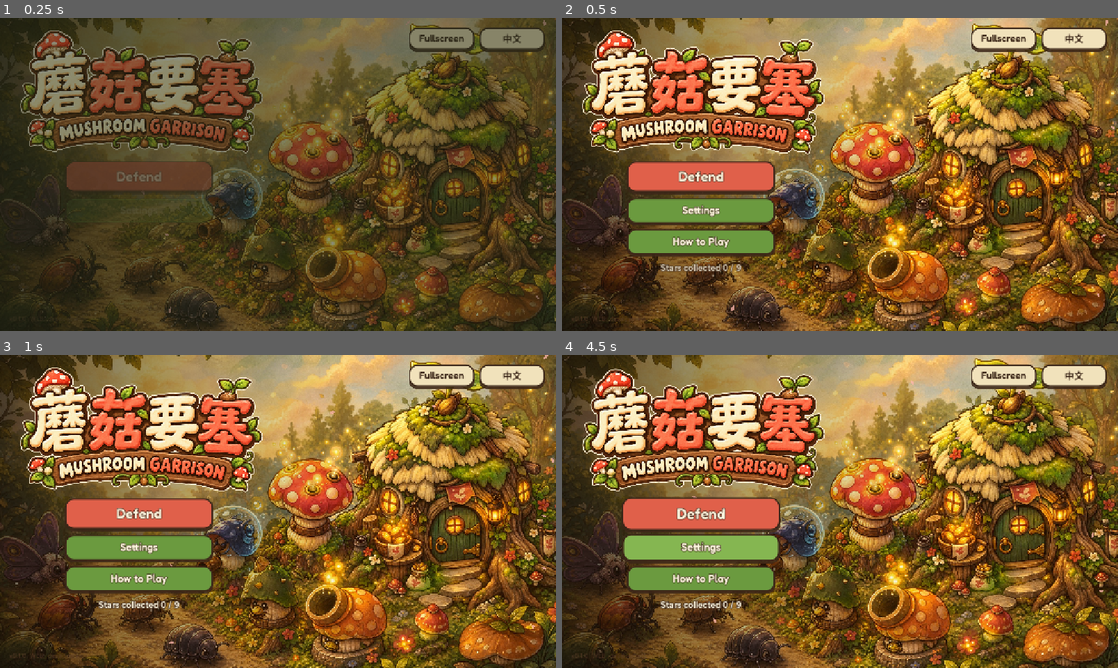
Above: before the commit, frames 1-4 (two rows, left to right).
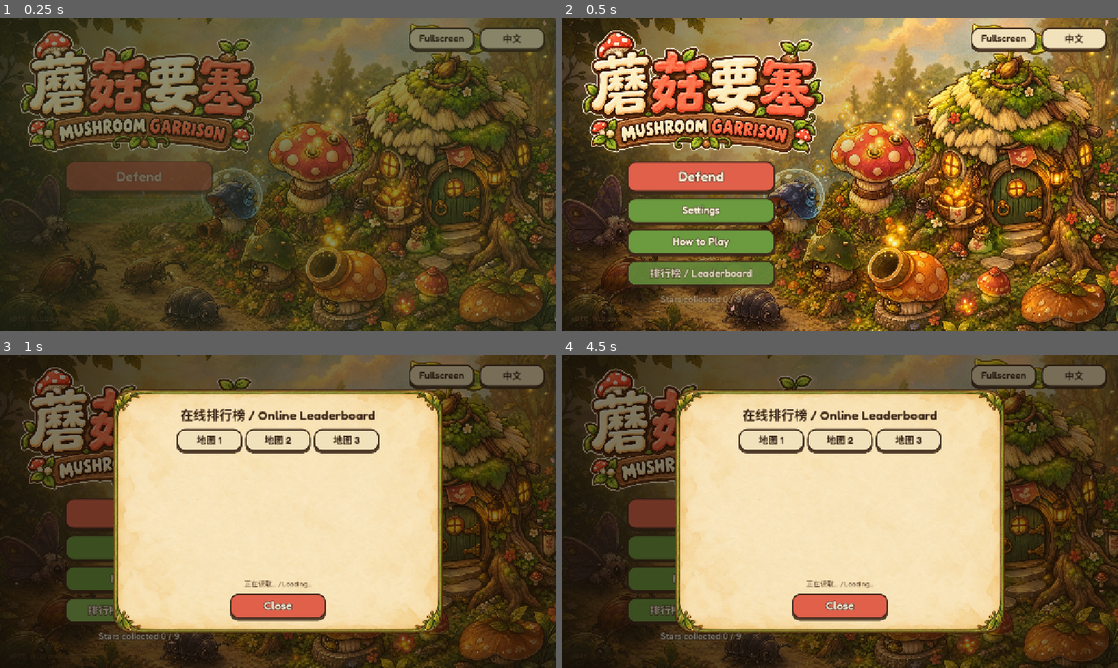
Above: after the commit, the same moments.

Repository: Liangrr/mushroomfort
Game: Godot game, scene res://scenes/main.tscn
Same seed, same stepped clock (60 frames per second), same inputs: the game is played once before the commit and once after it.
Inputs (mouse positions are in pixels of both pictures, inside the frame that each line leads up to):
- Up to frame 1 (0.25 s): no input
- Up to frame 2 (0.5 s): no input
- Up to frame 3 (1 s): click (139, 611) at 0.5 s, where only the run after the commit has a clickable "排行榜 / Leaderboard"
- Up to frame 4 (4.5 s): click (773, 439) at 1.25 s, where only the run after the commit has a clickable "地图 1"; click (840, 439) at 2 s, where only the run after the commit has a clickable "地图 2"; click (906, 439) at 2.75 s, where only the run after the commit has a clickable "地图 3"; tap Enter (ui_accept) at 3.5, 3.77 s; move the mouse to (962, 495) at 3.52 s; hold Right (ui_right) 3.53-4.25 s; hold E (mg_next_tower) 3.53-4.25 s; click (962, 495) at 3.67 s; drag from (728, 527) to (812, 574) at 4.27 s

Frame 1 is identical in both runs. In frame 2, 2.3% of the frame differs, in the area x 11-39%, y 77-92%; in frame 3, 86%; in frame 4, 86%, in the area x 0-100%, y 0-100%.

Commit message:
Add Supabase cloud saves and leaderboard

Diff:
--- /dev/null
+++ b/data/cloud.json
@@ -0,0 +1,7 @@
+{
+  "enabled": true,
+  "provider": "supabase",
+  "rest_url": "https://vvseqfvuxvfqokzsydfa.supabase.co/rest/v1",
+  "publishable_key": "sb_publishable_f0iBuoNQPu6zuT23xC191w__fnXWxZr",
+  "notes": "This is a public publishable key. RLS policies protect the tables; never put a service-role key in the game."
+}
--- a/project.godot
+++ b/project.godot
@@ -29,6 +29,7 @@
 ManusFontTheme="*res://autoload/manus_font_theme.gd"
 Sound="*res://scripts/core/sound.gd"
 Controls="*res://scripts/core/controls.gd"
+CloudService="*res://scripts/core/cloud_service.gd"
 
 [display]
 
--- a/scripts/battle/battle.gd
+++ b/scripts/battle/battle.gd
@@ -775,6 +775,9 @@
 	var stars := stars_for(lives) if won else 0
 	var score := score_value(won)
 	var is_best := Save.submit_result(str(level.get("id", "")), won, stars, lives, score)
+	CloudService.save_progress()
+	if won:
+		CloudService.submit_score(str(level.get("id", "")), score, stars, lives)
 	if Engine.has_meta("autoplay"):
 		print("[battle] finished level=%s won=%s lives=%d stars=%d score=%d wave=%d" % [level.id, won, lives, stars, score, wave_index + 1])
 	Sound.stop_music(0.5)
--- /dev/null
+++ b/scripts/core/cloud_service.gd
@@ -0,0 +1,215 @@
+extends Node
+## Free Supabase-backed cloud progress and leaderboard client.
+## The game remains playable offline; network failures fall back to local Save.
+
+signal cloud_loaded
+signal cloud_saved
+signal score_submitted(level_id: String, rank: int)
+signal leaderboard_loaded(level_id: String, entries: Array)
+signal request_failed(operation: String, message: String)
+
+const CONFIG_PATH := "res://data/cloud.json"
+const PLAYER_PATH := "user://mushroom_garrison_cloud.cfg"
+const DEFAULT_NICKNAME := "蘑菇守卫"
+
+var enabled := false
+var rest_url := ""
+var api_key := ""
+var player_id := ""
+var nickname := DEFAULT_NICKNAME
+
+
+func _ready() -> void:
+	_load_config()
+	_load_player()
+	if enabled:
+		call_deferred("sync_progress")
+
+
+func _load_config() -> void:
+	var file := FileAccess.open(CONFIG_PATH, FileAccess.READ)
+	if file == null:
+		return
+	var json: Variant = JSON.parse_string(file.get_as_text())
+	if typeof(json) != TYPE_DICTIONARY:
+		return
+	enabled = bool(json.get("enabled", false))
+	rest_url = str(json.get("rest_url", "")).trim_suffix("/")
+	api_key = str(json.get("publishable_key", ""))
+	if rest_url.is_empty() or api_key.is_empty():
+		enabled = false
+
+
+func _load_player() -> void:
+	var cfg := ConfigFile.new()
+	if cfg.load(PLAYER_PATH) == OK:
+		player_id = str(cfg.get_value("player", "id", ""))
+		nickname = str(cfg.get_value("player", "nickname", DEFAULT_NICKNAME))
+	if player_id.is_empty():
+		player_id = _new_player_id()
+		_save_player()
+	if nickname.strip_edges().is_empty():
+		nickname = DEFAULT_NICKNAME
+
+
+func _new_player_id() -> String:
+	var rng := RandomNumberGenerator.new()
+	rng.randomize()
+	return "%08x-%08x-%08x-%08x" % [
+		int(Time.get_unix_time_from_system()),
+		rng.randi(),
+		rng.randi(),
+		rng.randi()
+	]
+
+
+func _save_player() -> void:
+	var cfg := ConfigFile.new()
+	cfg.set_value("player", "id", player_id)
+	cfg.set_value("player", "nickname", nickname)
+	cfg.save(PLAYER_PATH)
+
+
+func is_available() -> bool:
+	return enabled and not rest_url.is_empty() and not api_key.is_empty()
+
+
+func get_player_id() -> String:
+	return player_id
+
+
+func set_nickname(value: String) -> void:
+	var clean := value.strip_edges().substr(0, 16)
+	nickname = clean if not clean.is_empty() else DEFAULT_NICKNAME
+	_save_player()
+
+
+func sync_progress() -> void:
+	if not is_available():
+		return
+	var url := "%s/mushroom_cloud_saves?select=payload&player_id=eq.%s&limit=1" % [rest_url, player_id.uri_encode()]
+	_request("sync_progress", HTTPClient.METHOD_GET, url, "", func(body: String, code: int) -> void:
+		if code < 200 or code >= 300:
+			_fail("sync_progress", "HTTP %d" % code)
+			return
+		var rows: Variant = JSON.parse_string(body)
+		if typeof(rows) == TYPE_ARRAY and not rows.is_empty():
+			var payload: Variant = rows[0].get("payload", {})
+			if typeof(payload) == TYPE_DICTIONARY:
+				Save.merge_cloud_snapshot(payload)
+		cloud_loaded.emit()
+	)
+
+
+func save_progress() -> void:
+	if not is_available():
+		return
+	var payload := Save.cloud_snapshot()
+	var body := JSON.stringify({
+		"player_id": player_id,
+		"save_version": 1,
+		"payload": payload,
+		"updated_at": Time.get_datetime_string_from_system(true)
+	})
+	var headers := PackedStringArray(["Prefer: resolution=merge-duplicates"])
+	_request("save_progress", HTTPClient.METHOD_POST, "%s/mushroom_cloud_saves" % rest_url, body, func(_response: String, code: int) -> void:
+		if code < 200 or code >= 300:
+			_fail("save_progress", "HTTP %d" % code)
+			return
+		cloud_saved.emit()
+	, headers)
+
+
+func submit_score(level_id: String, score: int, stars: int, lives: int) -> void:
+	if not is_available() or score < 0:
+		return
+	var safe_level := level_id.uri_encode()
+	var lookup := "%s/mushroom_leaderboard_scores?select=score&level_id=eq.%s&player_id=eq.%s&limit=1" % [rest_url, safe_level, player_id.uri_encode()]
+	_request("score_lookup", HTTPClient.METHOD_GET, lookup, "", func(body: String, code: int) -> void:
+		if code < 200 or code >= 300:
+			_fail("score_lookup", "HTTP %d" % code)
+			return
+		var rows: Variant = JSON.parse_string(body)
+		if typeof(rows) == TYPE_ARRAY and not rows.is_empty() and int(rows[0].get("score", 0)) >= score:
+			return
+		var record := {
+			"level_id": level_id,
+			"player_id": player_id,
+			"nickname": nickname,
+			"score": score,
+			"stars": stars,
+			"lives": lives,
+			"game_version": str(GameVersion.info.get("version", "0.1.0"))
+		}
+		var headers := PackedStringArray(["Prefer: resolution=merge-duplicates"])
+		_request("submit_score", HTTPClient.METHOD_POST, "%s/mushroom_leaderboard_scores" % rest_url, JSON.stringify(record), func(response: String, submit_code: int) -> void:
+			if submit_code < 200 or submit_code >= 300:
+				_fail("submit_score", "HTTP %d" % submit_code)
+				return
+			var rank: int = await _get_rank(level_id, score)
+			score_submitted.emit(level_id, rank)
+		, headers)
+	)
+
+
+func fetch_leaderboard(level_id: String, limit := 20) -> void:
+	if not is_available():
+		leaderboard_loaded.emit(level_id, [])
+		return
+	var url := "%s/mushroom_leaderboard_scores?select=nickname,score,stars,lives,game_version,updated_at&level_id=eq.%s&order=score.desc,updated_at.asc&limit=%d" % [rest_url, level_id.uri_encode(), clampi(limit, 1, 100)]
+	_request("leaderboard", HTTPClient.METHOD_GET, url, "", func(body: String, code: int) -> void:
+		if code < 200 or code >= 300:
+			_fail("leaderboard", "HTTP %d" % code)
+			leaderboard_loaded.emit(level_id, [])
+			return
+		var rows: Variant = JSON.parse_string(body)
+		leaderboard_loaded.emit(level_id, rows if typeof(rows) == TYPE_ARRAY else [])
+	)
+
+
+func _get_rank(level_id: String, score: int) -> int:
+	var url := "%s/mushroom_leaderboard_scores?select=id&level_id=eq.%s&score=gt.%d" % [rest_url, level_id.uri_encode(), score]
+	var request := HTTPRequest.new()
+	request.timeout = 8.0
+	add_child(request)
+	var err := request.request(url, _headers())
+	if err != OK:
+		request.queue_free()
+		return 0
+	var result: Array = await request.request_completed
+	request.queue_free()
+	if result.size() < 4 or int(result[0]) != HTTPRequest.RESULT_SUCCESS:
+		return 0
+	var rows: Variant = JSON.parse_string((result[3] as PackedByteArray).get_string_from_utf8())
+	return (rows.size() + 1) if typeof(rows) == TYPE_ARRAY else 0
+
+
+func _headers(extra := PackedStringArray()) -> PackedStringArray:
+	var headers := PackedStringArray([
+		"apikey: %s" % api_key,
+		"Authorization: Bearer %s" % api_key,
+		"Content-Type: application/json"
+	])
+	headers.append_array(extra)
+	return headers
+
+
+func _request(operation: String, method: HTTPClient.Method, url: String, body: String, callback: Callable, extra_headers := PackedStringArray()) -> void:
+	var request := HTTPRequest.new()
+	request.timeout = 8.0
+	add_child(request)
+	request.request_completed.connect(func(result: int, response_code: int, _headers_received: PackedStringArray, response_body: PackedByteArray) -> void:
+		request.queue_free()
+		if result != HTTPRequest.RESULT_SUCCESS:
+			_fail(operation, "网络不可用")
+			return
+		callback.call(response_body.get_string_from_utf8(), response_code)
+	)
+	var err := request.request(url, _headers(extra_headers), method, body)
+	if err != OK:
+		request.queue_free()
+		_fail(operation, "请求无法启动")
+
+
+func _fail(operation: String, message: String) -> void:
+	request_failed.emit(operation, message)
--- a/scripts/core/save.gd
+++ b/scripts/core/save.gd
@@ -56,6 +56,35 @@
 	return is_best
 
 
+func cloud_snapshot() -> Dictionary:
+	var records := {}
+	for level: Dictionary in GameData.levels:
+		var level_id := str(level.get("id", ""))
+		if not level_id.is_empty():
+			records[level_id] = level_record(level_id)
+	return {
+		"levels": records,
+		"tutorial_done": tutorial_done(),
+	}
+
+
+func merge_cloud_snapshot(snapshot: Dictionary) -> void:
+	var remote_levels = snapshot.get("levels", {})
+	if typeof(remote_levels) == TYPE_DICTIONARY:
+		for level_id in remote_levels:
+			var remote = remote_levels[level_id]
+			if typeof(remote) != TYPE_DICTIONARY:
+				continue
+			var local := level_record(str(level_id))
+			_cfg.set_value("levels", str(level_id) + ".cleared", bool(local.cleared or remote.get("cleared", false)))
+			_cfg.set_value("levels", str(level_id) + ".stars", maxi(local.stars, int(remote.get("stars", 0))))
+			_cfg.set_value("levels", str(level_id) + ".lives", maxi(local.lives, int(remote.get("lives", 0))))
+			_cfg.set_value("levels", str(level_id) + ".score", maxi(local.score, int(remote.get("score", 0))))
+	if bool(snapshot.get("tutorial_done", false)):
+		_cfg.set_value("flags", "tutorial_done", true)
+	_flush()
+
+
 func is_level_unlocked(index: int) -> bool:
 	if index <= 0:
 		return true
--- a/scripts/main.gd
+++ b/scripts/main.gd
@@ -7,6 +7,7 @@
 const Battle := preload("res://scripts/battle/battle.gd")
 const SettingsPanel := preload("res://scripts/screens/settings_panel.gd")
 const HelpPanel := preload("res://scripts/screens/help_panel.gd")
+const LeaderboardPanel := preload("res://scripts/screens/leaderboard_panel.gd")
 
 var current: Node
 var _fade: ColorRect
@@ -110,6 +111,16 @@
 	return panel
 
 
+func open_leaderboard(on_close: Callable = Callable()) -> Control:
+	var panel: Control = LeaderboardPanel.new()
+	panel.closed.connect(func() -> void:
+		if on_close.is_valid():
+			on_close.call())
+	_modals.add_child(panel)
+	_fit(panel)
+	return panel
+
+
 func has_modal() -> bool:
 	return _modals.get_child_count() > 0
 
--- /dev/null
+++ b/scripts/screens/leaderboard_panel.gd
@@ -0,0 +1,88 @@
+extends Control
+## Online leaderboard modal. Offline mode shows a clear connection hint.
+
+signal closed
+
+var _list: VBoxContainer
+var _title: Label
+var _status: Label
+var _tabs: HBoxContainer
+var _close_btn: GameButton
+var _active_level := "level_1"
+
+
+func _ready() -> void:
+	set_anchors_preset(Control.PRESET_FULL_RECT)
+	add_child(UiKit.dim())
+	var panel := UiKit.panel()
+	panel.custom_minimum_size = Vector2(760, 560)
+	add_child(UiKit.center(panel))
+	var v := UiKit.vbox(12)
+	panel.add_child(v)
+	_title = UiKit.label("在线排行榜 / Online Leaderboard", "HeadingLabel", 30, HORIZONTAL_ALIGNMENT_CENTER)
+	v.add_child(_title)
+	_tabs = UiKit.hbox(8)
+	_tabs.alignment = BoxContainer.ALIGNMENT_CENTER
+	v.add_child(_tabs)
+	for i in GameData.level_count():
+		var button := UiKit.button("地图 %d" % (i + 1), _select_level.bind("level_%d" % (i + 1)), "PaperButton", Vector2(150, 46))
+		_tabs.add_child(button)
+	_list = UiKit.vbox(5)
+	_list.size_flags_vertical = Control.SIZE_EXPAND_FILL
+	v.add_child(_list)
+	_status = UiKit.label("正在读取… / Loading…", "SmallLabel", 16, HORIZONTAL_ALIGNMENT_CENTER)
+	v.add_child(_status)
+	_close_btn = UiKit.button(Loc.t("common.close"), _close, "CoralButton", Vector2(220, 54))
+	_close_btn.size_flags_horizontal = Control.SIZE_SHRINK_CENTER
+	v.add_child(_close_btn)
+	CloudService.leaderboard_loaded.connect(_on_loaded)
+	_select_level(_active_level)
+	UiKit.pop_in(panel)
+	if Controls.uses_focus():
+		_close_btn.grab_focus.call_deferred()
+
+
+func _select_level(level_id: String) -> void:
+	_active_level = level_id
+	_status.text = "正在读取… / Loading…"
+	for child in _list.get_children():
+		child.queue_free()
+	CloudService.fetch_leaderboard(level_id, 20)
+
+
+func _on_loaded(level_id: String, entries: Array) -> void:
+	if level_id != _active_level:
+		return
+	for child in _list.get_children():
+		child.queue_free()
+	if entries.is_empty():
+		_status.text = "暂无在线成绩，或当前处于离线模式。 / No online scores yet or offline mode."
+		return
+	_status.text = "最高分优先 / Highest score first"
+	for i in entries.size():
+		var row_data: Dictionary = entries[i]
+		var row := UiKit.hbox(12)
+		row.custom_minimum_size = Vector2(0, 34)
+		row.add_child(UiKit.label("#%d" % (i + 1), "SmallLabel", 18))
+		var name := str(row_data.get("nickname", "蘑菇守卫")).substr(0, 16)
+		var name_label := UiKit.label(name, "", 18)
+		name_label.size_flags_horizontal = Control.SIZE_EXPAND_FILL
+		row.add_child(name_label)
+		row.add_child(UiKit.label("%d 分" % int(row_data.get("score", 0)), "SmallLabel", 18))
+		row.add_child(UiKit.label("★ %d" % int(row_data.get("stars", 0)), "SmallLabel", 16))
+		_list.add_child(row)
+
+
+func _close() -> void:
+	closed.emit()
+	queue_free()
+
+
+func _unhandled_input(event: InputEvent) -> void:
+	if event.is_action_pressed("ui_cancel") or event.is_action_pressed("mg_menu"):
+		get_viewport().set_input_as_handled()
+		_close()
+
+
+func _gui_input(_event: InputEvent) -> void:
+	accept_event()
--- a/scripts/screens/title_screen.gd
+++ b/scripts/screens/title_screen.gd
@@ -69,10 +69,12 @@
 	play.add_theme_font_size_override("font_size", 32)
 	var settings := UiKit.button("", _on_settings, "", Vector2(340, 58))
 	var help := UiKit.button("", _on_help, "", Vector2(340, 58))
+	var leaderboard := UiKit.button("", _on_leaderboard, "", Vector2(340, 58))
 	menu.add_child(play)
 	menu.add_child(settings)
 	menu.add_child(help)
-	_buttons = [play, settings, help]
+	menu.add_child(leaderboard)
+	_buttons = [play, settings, help, leaderboard]
 	_progress = UiKit.label("", "CreamLabel", 20, HORIZONTAL_ALIGNMENT_CENTER)
 	_progress.custom_minimum_size = Vector2(340, 34)
 	menu.add_child(_progress)
@@ -90,7 +92,7 @@
 	_version_label.modulate.a = 0.82
 	UiKit.place(_version_label, Vector2(0, 1), Vector2(22, -42), Vector2(420, 28))
 	add_child(_version_label)
-	UiKit.chain_focus([play, settings, help])
+	UiKit.chain_focus([play, settings, help, leaderboard])
 
 	Loc.changed.connect(_refresh)
 	get_viewport().size_changed.connect(_layout_mobile)
@@ -123,6 +125,7 @@
 	_buttons[0].text = Loc.t("menu.play")
 	_buttons[1].text = Loc.t("menu.settings")
 	_buttons[2].text = Loc.t("menu.help")
+	_buttons[3].text = "排行榜 / Leaderboard"
 	_lang_btn.text = "EN" if Loc.lang == "zh" else "中文"
 	_fullscreen_btn.text = Loc.t("menu.fullscreen")
 	var stars := 0
@@ -164,6 +167,10 @@
 	get_tree().root.get_node("Main").open_help(_restore_focus.bind(2))
 
 
+func _on_leaderboard() -> void:
+	get_tree().root.get_node("Main").open_leaderboard(_restore_focus.bind(3))
+
+
 func _restore_focus(i: int) -> void:
 	_refresh()
 	if Controls.uses_focus() and is_inside_tree():
Not shown, added: scripts/core/cloud_service.gd.uid
Not shown, added: scripts/screens/leaderboard_panel.gd.uid
